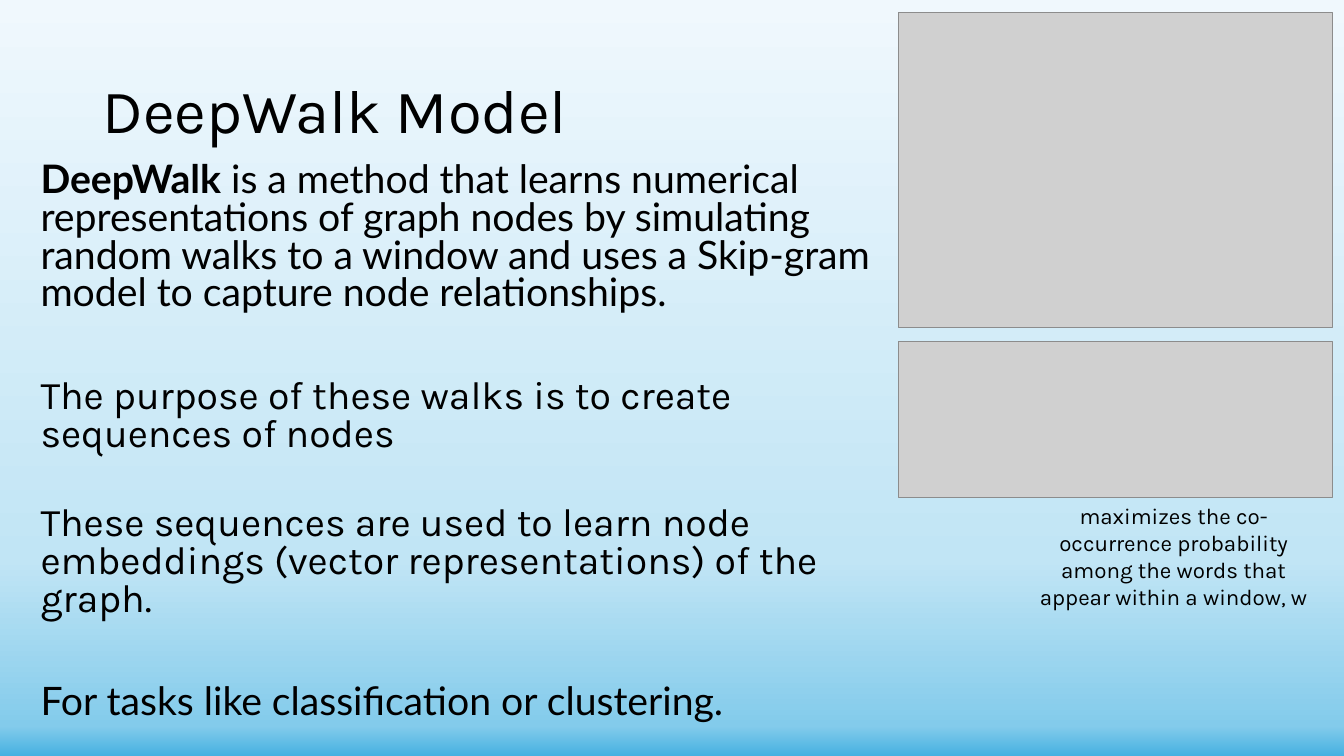
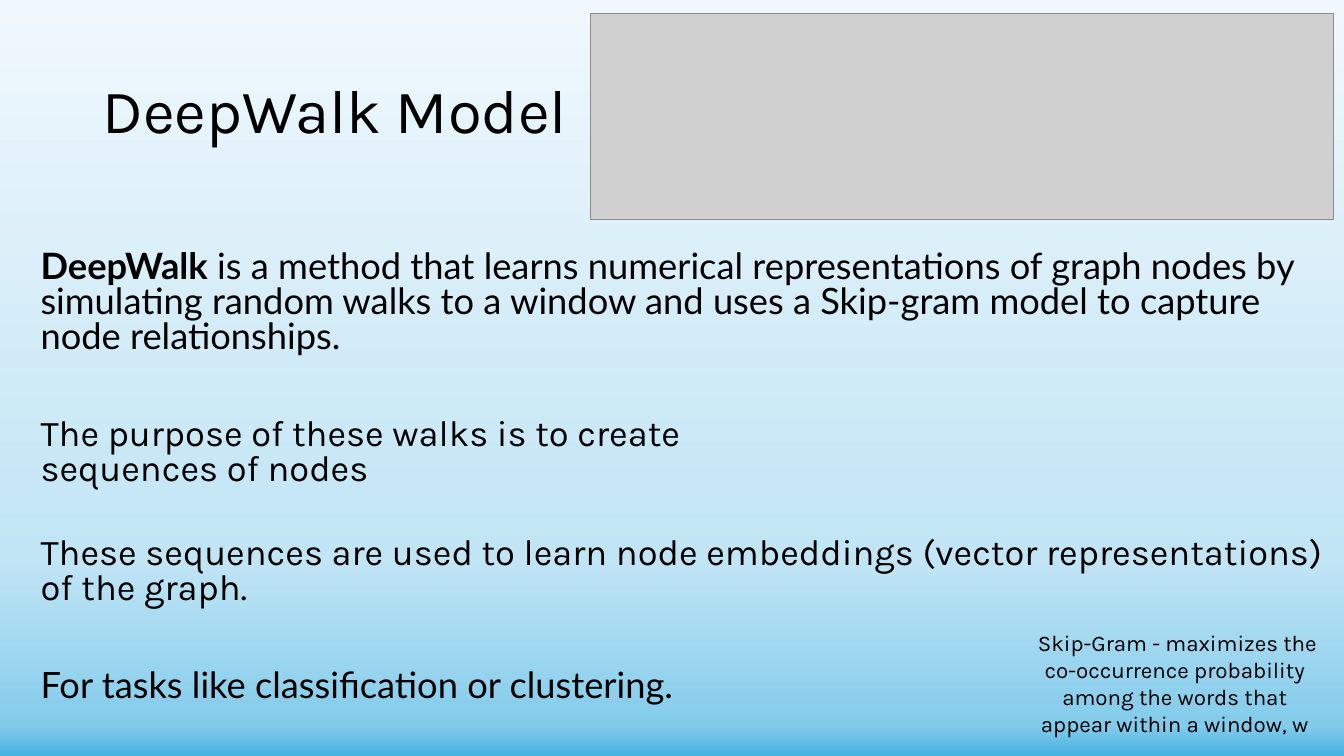
Before and after one commit to shachar700/Graph-Embedding, a slide deck: slide 12 of doc/Graph-Embedding Presentation.pptx (slide 11 before the commit). Drawn at 1344x756 pixels with LibreOffice and Linux fonts; fonts in the diff are those of the drawing; grey boxes stand for pictures. Boxes give left, top, right and bottom in pixels: in the first picture for what was removed or moved away, otherwise in the second. Text is boxed around its words. In the diff, an @@ line names an element or a change of style, - is before the commit and + after.

```diff
--- a/doc/Graph-Embedding Presentation.pptx
+++ b/doc/Graph-Embedding Presentation.pptx
@@ picture added at bbox=[590, 13, 1334, 220] @@
@@ picture removed at bbox=[898, 12, 1333, 328] @@
@@ text "DeepWalk is a method that ...": place and size @@
-text "DeepWalk is a method that ..." at bbox=[41, 164, 870, 722]
+text "DeepWalk is a method that ..." at bbox=[41, 252, 1322, 705]
@@ text "DeepWalk is a method that ..." at bbox=[41, 252, 1322, 705]: size 28 to 25.9 pt @@
@@ picture removed at bbox=[898, 342, 1333, 498] @@
@@ text at bbox=[1038, 635, 1316, 738]: text changed @@
-maximizes the co-occurrence probability among the words that appear within a window, w
+Skip-Gram - maximizes the co-occurrence probability among the words that appear within a window, w
```
Also in this commit, not shown: 5 other slides changed, 2 slides added, 2 other files.
